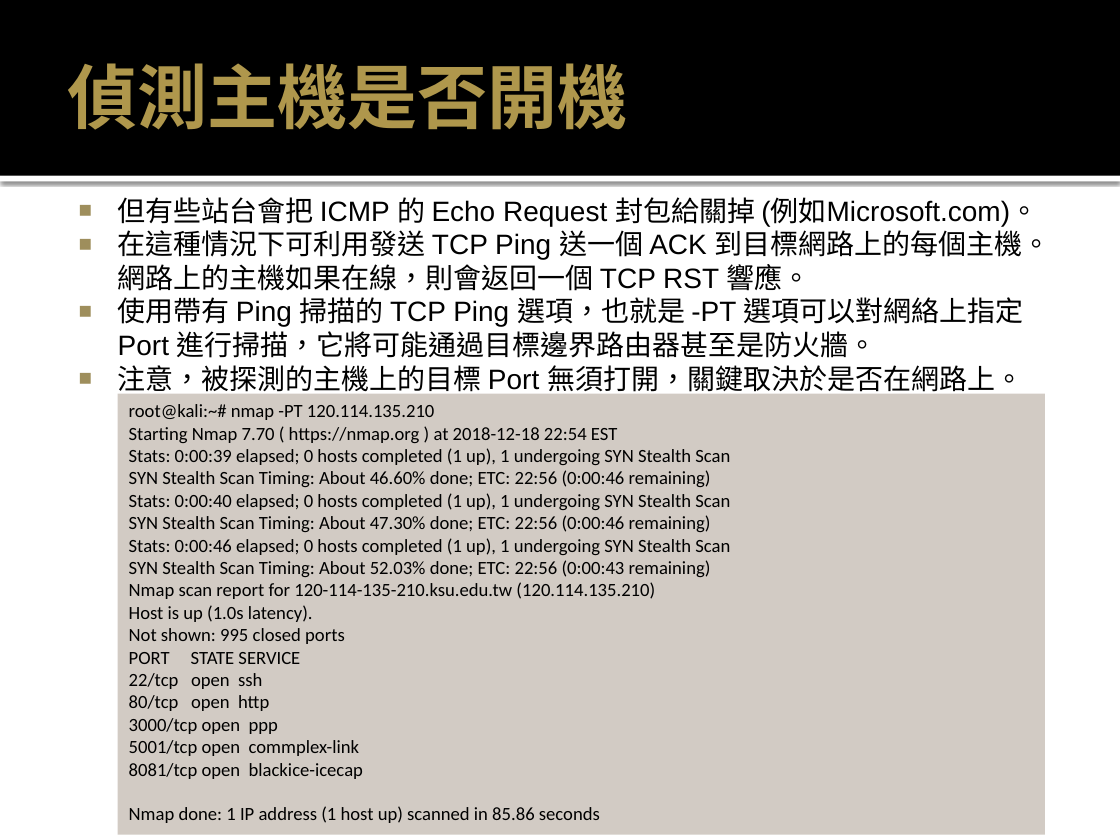
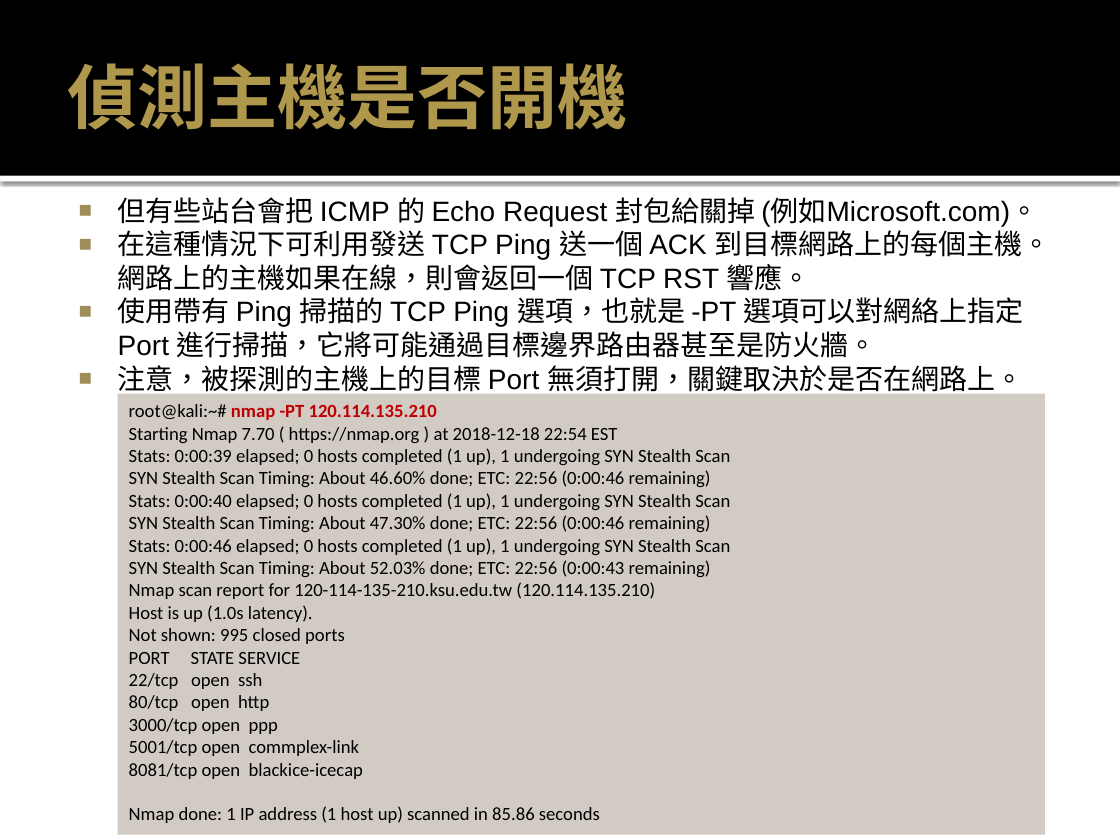
Before and after one commit to MtFeather/AI-and-Security, a slide deck: slide 4 of tensorflow/Nmap 密技寶典.pptx. Drawn at 1120x840 pixels with LibreOffice and Linux fonts; fonts in the diff are those of the drawing. Boxes give left, top, right and bottom in pixels: in the first picture for what was removed or moved away, otherwise in the second. Text is boxed around its words. In the diff, an @@ line names an element or a change of style, - is before the commit and + after.

```diff
--- a/tensorflow/Nmap 密技寶典.pptx
+++ b/tensorflow/Nmap 密技寶典.pptx
@@ text in rectangle at (x1=129, y1=404, x2=437, y2=420): text colour #000000 to #C00000, bold on in "nmap -PT 120.114.135.210" @@
```
Also in this commit, not shown: 2 other slides changed, 9 slides added, 2 slides removed.
